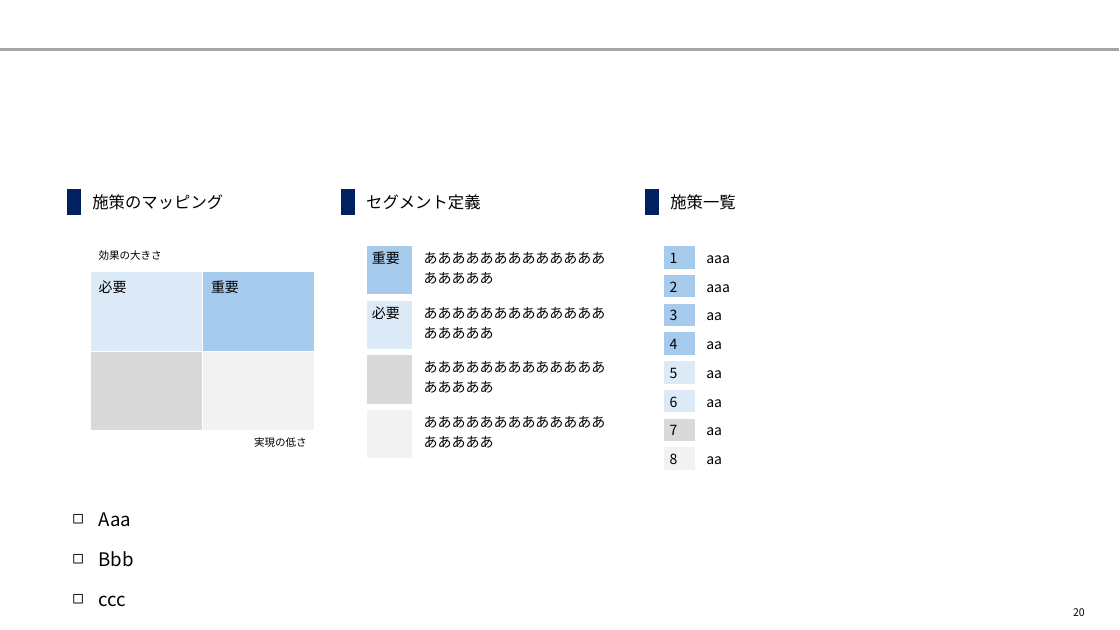
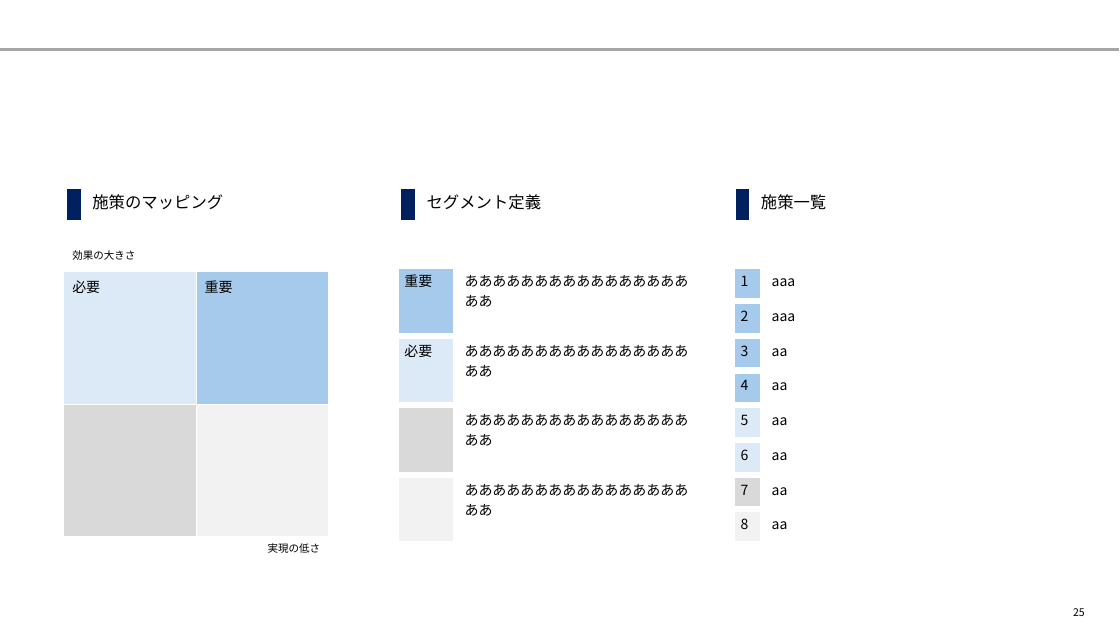
Before and after one commit to yuzucha16/dotfiles, a slide deck: slide 25 of office/Blank.potx (slide 20 before the commit). Drawn at 1120x630 pixels with LibreOffice and Linux fonts; fonts in the diff are those of the drawing. Boxes give left, top, right and bottom in pixels: in the first picture for what was removed or moved away, otherwise in the second. Text is boxed around its words. In the diff, an @@ line names an element or a change of style, - is before the commit and + after.

```diff
--- a/office/Blank.potx
+++ b/office/Blank.potx
@@ table at (64,186,1065,580) @@
-row 3: Aaa / Bbb / ccc |  |  |  |  | 
@@ table: place and size @@
-table at (64,186,1057,611)
+table at (64,186,1065,580)
@@ table: place and size @@
-table at (90,243,315,461)
+table at (64,243,328,567)
@@ table: place and size @@
-table at (364,243,628,461)
+table at (396,266,703,544)
@@ table: place and size @@
-table at (661,243,1044,468)
+table at (733,266,1057,544)
@@ page number at (1073,608,1085,616): text changed @@
-20
+25
```
Also in this commit, not shown: 2 other slides changed, 5 slides added.
